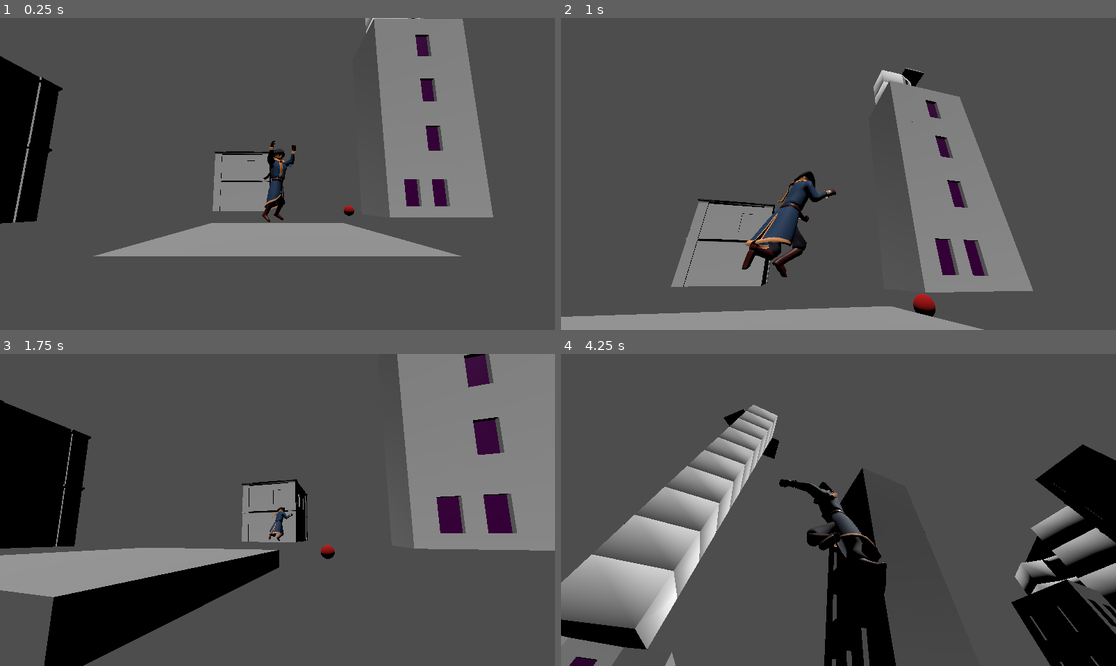
Above: before the commit, frames 1-4 (two rows, left to right).
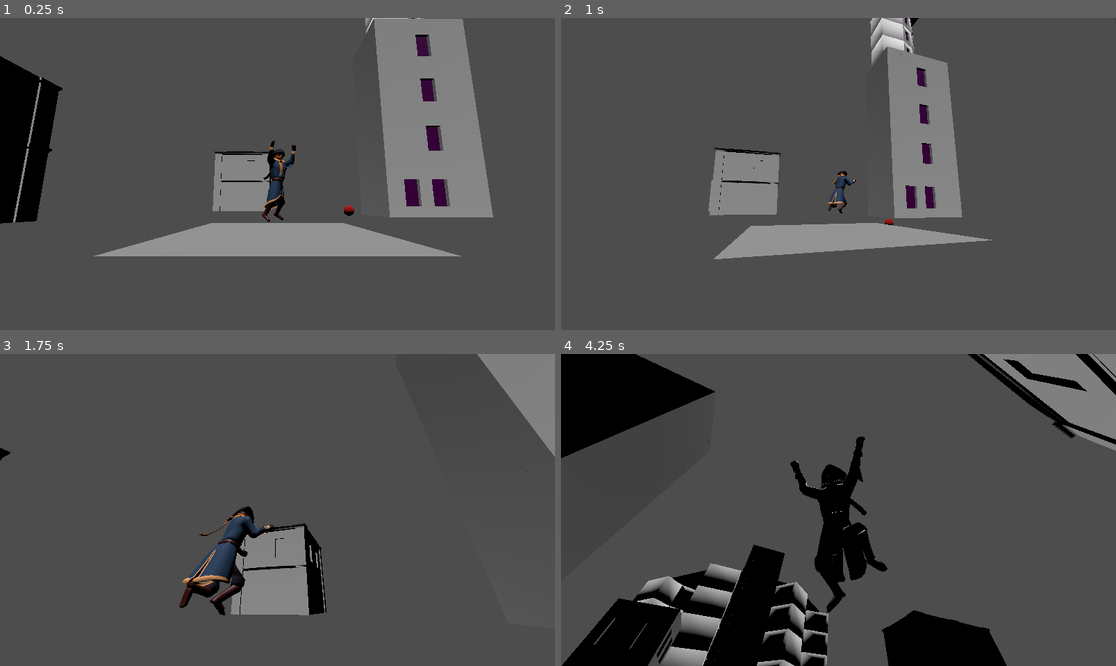
Above: after the commit, the same moments.

Repository: Paladinking/Trekorn
Game: Godot game, scene res://ScenesAndScripts/main.tscn
Two runs of this game, one before a commit and one after it. Both use one fixed random seed, a clock stepped at 60 frames per second and the inputs below.
Inputs (mouse positions are in pixels of both pictures, inside the frame that each line leads up to):
- Up to frame 1 (0.25 s): no input
- Up to frame 2 (1 s): tap Enter at 0.5 s; move the mouse to (866, 174) at 0.52 s; hold W (go_forward) from 0.53 s (still down); right-click (866, 174) at 0.6 s; tap Space (jump) at 0.77 s; tap P at 0.8 s
- Up to frame 3 (1.75 s): keep holding W (go_forward); move the mouse to (249, 510) at 1.27 s; tap P at 1.35 s; tap Space (jump) at 1.52 s; right-click (249, 510) at 1.55 s
- Up to frame 4 (4.25 s): keep holding W (go_forward); move the mouse to (849, 503) at 2.02 s; hold Up (look_down) 2.03-2.78 s; tap P at 2.3, 3.8 s; move the mouse to (832, 516) at 2.77 s; tap Left (look_left) at 2.85 s; tap Space (jump) at 3.02, 3.77 s; right-click (832, 516) at 3.05 s; move the mouse to (877, 513) at 3.52 s; hold Right (look_right) from 3.53 s (still down)

Frame 1 is identical in both runs. In frame 2, 23% of the frame differs, in the area x 0-86%, y 0-100%; in frame 3, 37%; in frame 4, 46%, in the area x 0-100%, y 0-100%.

Commit message:
controller controls

Diff:
--- a/ScenesAndScripts/Characters/main_character.tscn
+++ b/ScenesAndScripts/Characters/main_character.tscn
@@ -108,7 +108,7 @@
 bones/67/rotation = Quaternion(-0.0166591, -0.000479371, -0.0287636, 0.999447)
 
 [node name="Rokoko Video Character_001_Skeleton_Skeleton3D#Skeleton_Skeleton3D#Jigglebone" type="Node3D" parent="Skeleton/Skeleton3D" index="1"]
-transform = Transform3D(0.00541993, -0.00755731, -0.00367578, -0.00430017, -0.00625193, 0.00651321, -0.00722031, -0.00194946, -0.00663828, 0.938276, 2.23723, -0.25167)
+transform = Transform3D(0.00541992, -0.00755732, -0.00367577, -0.00430019, -0.00625192, 0.00651321, -0.0072203, -0.00194946, -0.00663828, 0.938277, 2.23723, -0.251671)
 top_level = true
 script = ExtResource("2_1insv")
 bone_name = "scarf2"
@@ -119,7 +119,7 @@
 forward_axis = 4
 
 [node name="Rokoko Video Character_001_Skeleton_Skeleton3D#Skeleton_Skeleton3D#Jigglebone2" type="Node3D" parent="Skeleton/Skeleton3D" index="2"]
-transform = Transform3D(0.00243745, -0.00791115, -0.00561003, -0.00445341, -0.00605158, 0.0065989, -0.00861545, 0.000889932, -0.0049982, 0.865852, 2.17734, -0.270348)
+transform = Transform3D(0.00243741, -0.00791119, -0.00561, -0.00445345, -0.00605153, 0.00659891, -0.00861544, 0.000889965, -0.00499822, 0.865854, 2.17733, -0.270355)
 top_level = true
 script = ExtResource("2_1insv")
 bone_name = "scarf3"
@@ -130,7 +130,7 @@
 forward_axis = 4
 
 [node name="Rokoko Video Character_001_Skeleton_Skeleton3D#Skeleton_Skeleton3D#Jigglebone3" type="Node3D" parent="Skeleton/Skeleton3D" index="3"]
-transform = Transform3D(0.000118094, -0.00733306, -0.00679795, -0.00226034, -0.00664203, 0.0071256, -0.00974048, 0.00145242, -0.00173596, 0.731268, 2.24684, -0.261318)
+transform = Transform3D(0.000118086, -0.00733304, -0.00679798, -0.00226035, -0.00664205, 0.00712558, -0.00974047, 0.00145243, -0.00173596, 0.731262, 2.24685, -0.261318)
 top_level = true
 script = ExtResource("2_1insv")
 bone_name = "scarf4"
@@ -141,7 +141,7 @@
 forward_axis = 4
 
 [node name="Rokoko Video Character_001_Skeleton_Skeleton3D#Skeleton_Skeleton3D#Jigglebone4" type="Node3D" parent="Skeleton/Skeleton3D" index="4"]
-transform = Transform3D(0.00310294, -0.00885329, -0.00346279, -0.00506482, -0.00462216, 0.00727896, -0.00804483, -0.000504782, -0.00591826, 0.615583, 2.16474, -0.189362)
+transform = Transform3D(0.00310294, -0.00885329, -0.00346279, -0.00506482, -0.00462216, 0.00727896, -0.00804483, -0.000504782, -0.00591826, 0.615581, 2.16474, -0.189366)
 top_level = true
 script = ExtResource("2_1insv")
 bone_name = "scarf5"
@@ -151,7 +151,7 @@
 forward_axis = 4
 
 [node name="Rokoko Video Character_001_Skeleton_Skeleton3D#Skeleton_Skeleton3D#Jigglebone5" type="Node3D" parent="Skeleton/Skeleton3D" index="5"]
-transform = Transform3D(0.00305741, -0.00880672, -0.00361855, -0.00487118, -0.00471232, 0.00735293, -0.0081807, -0.000485433, -0.00573066, 0.469535, 2.10063, -0.199847)
+transform = Transform3D(0.00305741, -0.00880672, -0.00361855, -0.00487118, -0.00471232, 0.00735293, -0.0081807, -0.000485433, -0.00573066, 0.46964, 2.10041, -0.199673)
 top_level = true
 script = ExtResource("2_1insv")
 bone_name = "scarf6"
@@ -161,7 +161,7 @@
 forward_axis = 4
 
 [node name="Rokoko Video Character_001_Skeleton_Skeleton3D#Skeleton_Skeleton3D#Jigglebone6" type="Node3D" parent="Skeleton/Skeleton3D" index="6"]
-transform = Transform3D(0.00215966, -0.00956372, 0.0019675, -0.00582176, 0.000356409, 0.00812281, -0.00783855, -0.00289968, -0.0054908, 0.414177, 1.52374, 0.0343406)
+transform = Transform3D(0.00215966, -0.00956372, 0.0019675, -0.00582176, 0.000356409, 0.00812281, -0.00783855, -0.00289968, -0.0054908, 0.414141, 1.52376, 0.0343044)
 top_level = true
 script = ExtResource("2_1insv")
 bone_name = "scarf7"
--- a/ScenesAndScripts/Characters/player.gd
+++ b/ScenesAndScripts/Characters/player.gd
@@ -19,8 +19,7 @@
 var wall_jump_time = 0.0
 var last_collision_direction : Vector3 = Vector3.ZERO
 
-#const CAMERA_MOVE_SPEED = 5
-const CAMERA_MOVE_SPEED = 2.5
+const CAMERA_MOVE_SPEED = 5
 const CAMERA_MAX_DISTANCE = 10
 const SHOULDER_MAX_DISTANCE = 3
 var camera_target_position = Vector3(0, 1.5, 0)
@@ -50,6 +49,9 @@
 
 
 func _physics_process(delta):
+	if Input.is_action_just_pressed("aim"):
+		shoulder_cam = not shoulder_cam
+
 	var input_dir = Input.get_vector("go_left", "go_right", "go_forward", "go_backward")
 	var direction = (transform.basis * Vector3(input_dir.x, 0, input_dir.y)).rotated(Vector3.UP, camera_angle_y)
 
@@ -83,9 +85,8 @@
 	elif not last_collision_direction.is_zero_approx():
 		last_collision_direction = Vector3.ZERO
 
-
 	ledge_in_front = false
-	if $Model/LowerClimbRay.is_colliding() and !$Model/UpperClimbRay.is_colliding():
+	if $Model/LowerClimbRay.is_colliding() and not $Model/UpperClimbRay.is_colliding():
 		ledge_in_front = true
 
 	if ledge_in_front and not is_on_floor():
@@ -203,10 +204,10 @@
 	if shoulder_cam:
 		$Model.rotation.y = camera_angle_y
 
-	if $Model/LowerClimbRay.is_colliding():
-		print("Collission Lower")
-	if $Model/UpperClimbRay.is_colliding():
-		print("Collission upper")
+	#if $Model/LowerClimbRay.is_colliding():
+		#print("Collission Lower")
+	#if $Model/UpperClimbRay.is_colliding():
+		#print("Collission upper")
 	if Input.is_action_pressed("shoot") and shoot_cooldown <= 0:
 		var b = bullet.instantiate()
 		var dir: Vector3 = -$Model.global_basis.z
@@ -223,5 +224,6 @@
 		camera_angle_y -= event.relative.x / 200
 
 func _unhandled_key_input(event):
-	if event.is_pressed() and event.physical_keycode == KEY_P:
-		shoulder_cam = not shoulder_cam
+	#if event.is_pressed() and event.physical_keycode == KEY_P:
+		#shoulder_cam = not shoulder_cam
+	pass
--- a/project.godot
+++ b/project.godot
@@ -34,65 +34,85 @@
 go_forward={
 "deadzone": 0.5,
 "events": [Object(InputEventKey,"resource_local_to_scene":false,"resource_name":"","device":-1,"window_id":0,"alt_pressed":false,"shift_pressed":false,"ctrl_pressed":false,"meta_pressed":false,"pressed":false,"keycode":0,"physical_keycode":87,"key_label":0,"unicode":119,"echo":false,"script":null)
+, Object(InputEventJoypadMotion,"resource_local_to_scene":false,"resource_name":"","device":-1,"axis":1,"axis_value":-1.0,"script":null)
 ]
 }
 go_right={
 "deadzone": 0.5,
 "events": [Object(InputEventKey,"resource_local_to_scene":false,"resource_name":"","device":-1,"window_id":0,"alt_pressed":false,"shift_pressed":false,"ctrl_pressed":false,"meta_pressed":false,"pressed":false,"keycode":0,"physical_keycode":68,"key_label":0,"unicode":100,"echo":false,"script":null)
+, Object(InputEventJoypadMotion,"resource_local_to_scene":false,"resource_name":"","device":-1,"axis":0,"axis_value":1.0,"script":null)
 ]
 }
 go_backward={
 "deadzone": 0.5,
 "events": [Object(InputEventKey,"resource_local_to_scene":false,"resource_name":"","device":-1,"window_id":0,"alt_pressed":false,"shift_pressed":false,"ctrl_pressed":false,"meta_pressed":false,"pressed":false,"keycode":0,"physical_keycode":83,"key_label":0,"unicode":115,"echo":false,"script":null)
+, Object(InputEventJoypadMotion,"resource_local_to_scene":false,"resource_name":"","device":-1,"axis":1,"axis_value":1.0,"script":null)
 ]
 }
 go_left={
 "deadzone": 0.5,
 "events": [Object(InputEventKey,"resource_local_to_scene":false,"resource_name":"","device":-1,"window_id":0,"alt_pressed":false,"shift_pressed":false,"ctrl_pressed":false,"meta_pressed":false,"pressed":false,"keycode":0,"physical_keycode":65,"key_label":0,"unicode":97,"echo":false,"script":null)
+, Object(InputEventJoypadMotion,"resource_local_to_scene":false,"resource_name":"","device":-1,"axis":0,"axis_value":-1.0,"script":null)
 ]
 }
 jump={
 "deadzone": 0.5,
 "events": [Object(InputEventKey,"resource_local_to_scene":false,"resource_name":"","device":-1,"window_id":0,"alt_pressed":false,"shift_pressed":false,"ctrl_pressed":false,"meta_pressed":false,"pressed":false,"keycode":0,"physical_keycode":32,"key_label":0,"unicode":32,"echo":false,"script":null)
+, Object(InputEventJoypadButton,"resource_local_to_scene":false,"resource_name":"","device":-1,"button_index":0,"pressure":0.0,"pressed":true,"script":null)
 ]
 }
 sprint={
 "deadzone": 0.5,
 "events": [Object(InputEventKey,"resource_local_to_scene":false,"resource_name":"","device":-1,"window_id":0,"alt_press …(182 unchanged characters)…
+, Object(InputEventJoypadButton,"resource_local_to_scene":false,"resource_name":"","device":-1,"button_index":10,"pressure":0.0,"pressed":true,"script":null)
 ]
 }
 slow={
 "deadzone": 0.5,
 "events": [Object(InputEventKey,"resource_local_to_scene":false,"resource_name":"","device":-1,"window_id":0,"alt_press …(182 unchanged characters)…
+, Object(InputEventJoypadButton,"resource_local_to_scene":false,"resource_name":"","device":-1,"button_index":9,"pressure":0.0,"pressed":true,"script":null)
 ]
 }
 grab={
 "deadzone": 0.5,
 "events": [Object(InputEventKey,"resource_local_to_scene":false,"resource_name":"","device":-1,"window_id":0,"alt_press …(182 unchanged characters)…
+, Object(InputEventJoypadButton,"resource_local_to_scene":false,"resource_name":"","device":-1,"button_index":1,"pressure":0.0,"pressed":true,"script":null)
 ]
 }
 look_up={
 "deadzone": 0.5,
 "events": [Object(InputEventKey,"resource_local_to_scene":false,"resource_name":"","device":-1,"window_id":0,"alt_press …(182 unchanged characters)…
+, Object(InputEventJoypadMotion,"resource_local_to_scene":false,"resource_name":"","device":-1,"axis":3,"axis_value":1.0,"script":null)
 ]
 }
 look_right={
 "deadzone": 0.5,
 "events": [Object(InputEventKey,"resource_local_to_scene":false,"resource_name":"","device":-1,"window_id":0,"alt_press …(182 unchanged characters)…
+, Object(InputEventJoypadMotion,"resource_local_to_scene":false,"resource_name":"","device":-1,"axis":2,"axis_value":1.0,"script":null)
 ]
 }
 look_down={
 "deadzone": 0.5,
 "events": [Object(InputEventKey,"resource_local_to_scene":false,"resource_name":"","device":-1,"window_id":0,"alt_press …(182 unchanged characters)…
+, Object(InputEventJoypadMotion,"resource_local_to_scene":false,"resource_name":"","device":-1,"axis":3,"axis_value":-1.0,"script":null)
 ]
 }
 look_left={
 "deadzone": 0.5,
 "events": [Object(InputEventKey,"resource_local_to_scene":false,"resource_name":"","device":-1,"window_id":0,"alt_press …(182 unchanged characters)…
+, Object(InputEventJoypadMotion,"resource_local_to_scene":false,"resource_name":"","device":-1,"axis":2,"axis_value":-1.0,"script":null)
 ]
 }
 shoot={
 "deadzone": 0.5,
 "events": [Object(InputEventMouseButton,"resource_local_to_scene":false,"resource_name":"","device":-1,"window_id":0,"a …(253 unchanged characters)…
+, Object(InputEventJoypadMotion,"resource_local_to_scene":false,"resource_name":"","device":-1,"axis":5,"axis_value":1.0,"script":null)
 ]
 }
+aim={
+"deadzone": 0.5,
+"events": [Object(InputEventMouseButton,"resource_local_to_scene":false,"resource_name":"","device":-1,"window_id":0,"alt_pressed":false,"shift_pressed":false,"ctrl_pressed":false,"meta_pressed":false,"button_mask":0,"position":Vector2(0, 0),"global_position":Vector2(0, 0),"factor":1.0,"button_index":2,"canceled":false,"pressed":false,"double_click":false,"script":null)
+, Object(InputEventKey,"resource_local_to_scene":false,"resource_name":"","device":-1,"window_id":0,"alt_pressed":false,"shift_pressed":false,"ctrl_pressed":false,"meta_pressed":false,"pressed":false,"keycode":0,"physical_keycode":4194309,"key_label":0,"unicode":0,"echo":false,"script":null)
+, Object(InputEventJoypadMotion,"resource_local_to_scene":false,"resource_name":"","device":-1,"axis":4,"axis_value":1.0,"script":null)
+]
+}
